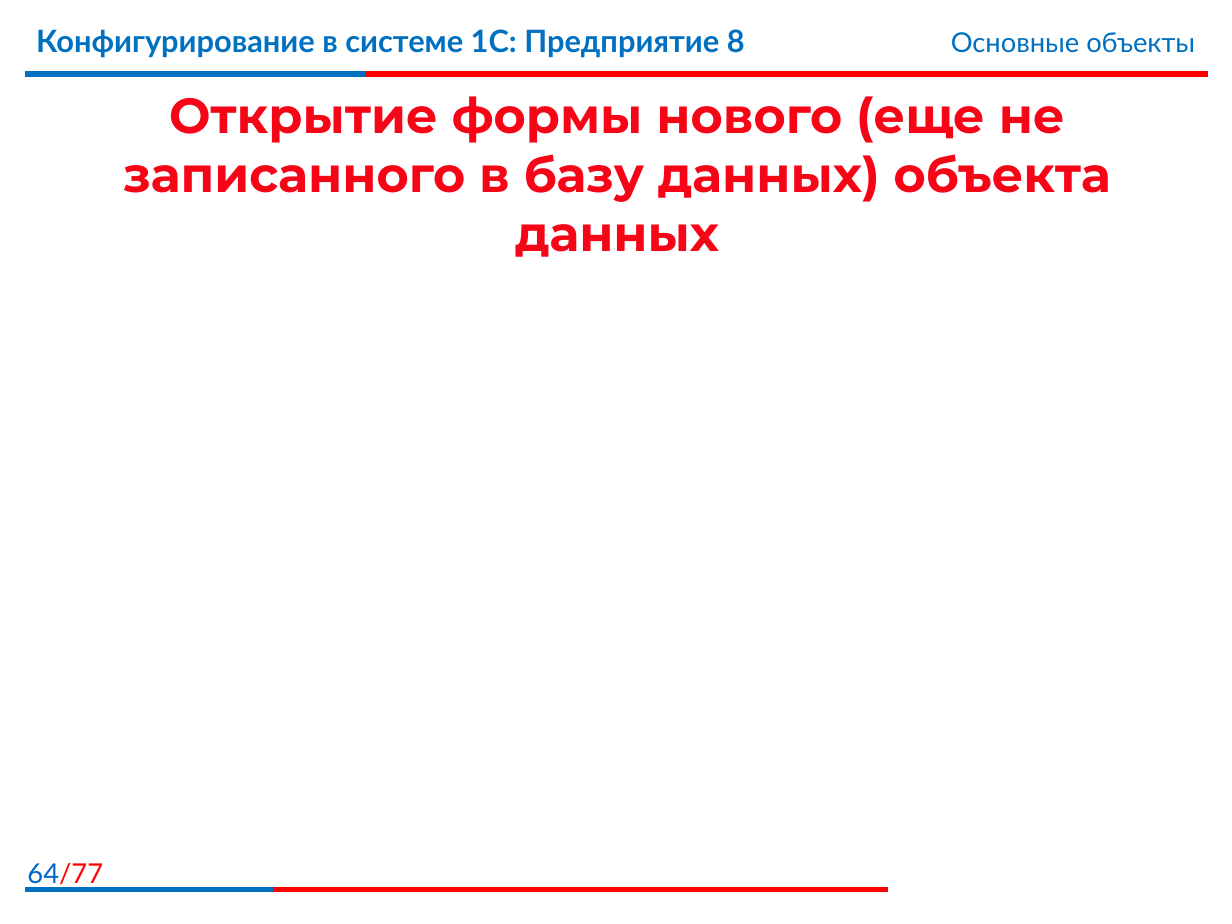
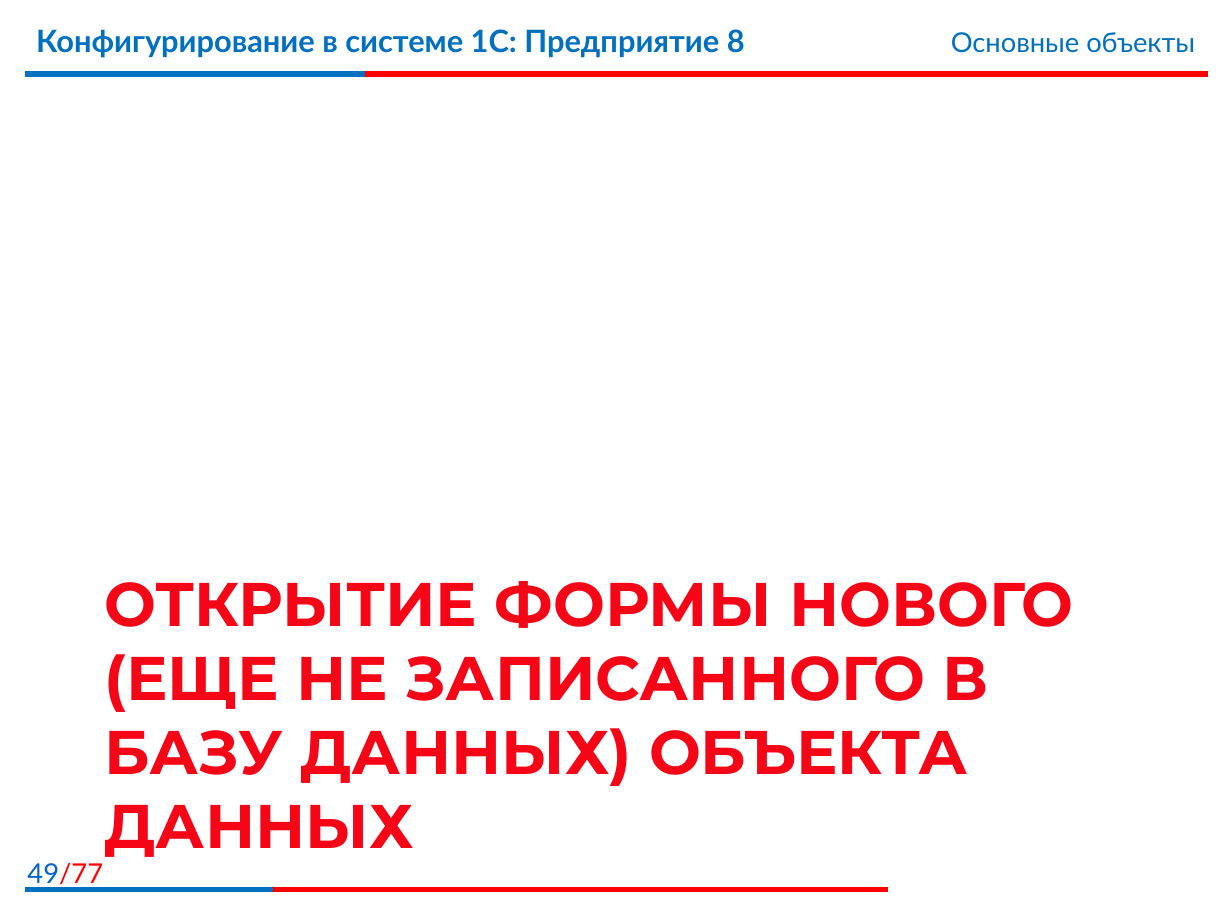
Before and after one commit to bestteacher-1c/documents_compl_kurs, a slide deck: slide 49 of Занятие_04/Иллюстрации4.pptx (slide 64 before the commit). Drawn at 1232x924 pixels with LibreOffice and Linux fonts; fonts in the diff are those of the drawing; background and template pictures are left out. Boxes give left, top, right and bottom in pixels: in the first picture for what was removed or moved away, otherwise in the second. Text is boxed around its words. In the diff, an @@ line names an element or a change of style, - is before the commit and + after.

```diff
--- a/Занятие_04/Иллюстрации4.pptx
+++ b/Занятие_04/Иллюстрации4.pptx
@@ title "ОТКРЫТИЕ ФОРМЫ НОВОГО (ЕЩЕ НЕ ..." at (x1=104, y1=581, x2=1073, y2=857): vertical alignment middle to top @@
@@ title at (x1=104, y1=581, x2=1073, y2=857): text changed; size 28.8 to 36 pt @@
-Открытие формы нового (еще не записанного в базу данных) объекта данных
+ОТКРЫТИЕ ФОРМЫ НОВОГО (ЕЩЕ НЕ ЗАПИСАННОГО В БАЗУ ДАННЫХ) ОБЪЕКТА ДАННЫХ
@@ page number at (x1=27, y1=863, x2=103, y2=889): text changed @@
-64/77
+49/77
```
Also in this commit, not shown: 21 other slides changed, 16 slides added, 31 slides removed, 28 other files.
